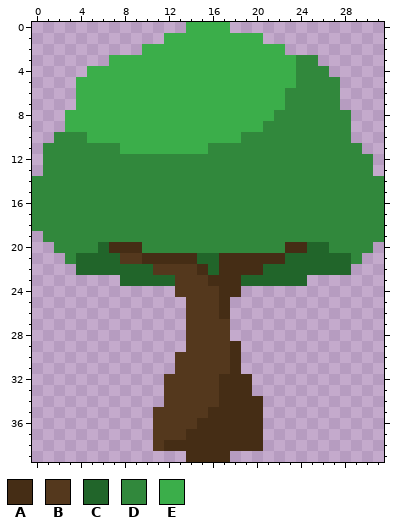
One commit to this pixel-art sprite: media/sprites/tree.png. The picture above is the old version.
The file is 32x40 pixels.
Palette (. is transparent): A #452d15  B #54381d  C #21652a  D #31883c  E #3bae4a
Pixels before, first column x 0:
 0 ..............EEEE..............
 1 ............EEEEEEEEE...........
 2 ..........EEEEEEEEEEEEE.........
 3 .......EEEEEEEEEEEEEEEEEDD......
 4 .....EEEEEEEEEEEEEEEEEEEDDD.....
 5 ....EEEEEEEEEEEEEEEEEEEEDDDD....
 6 ....EEEEEEEEEEEEEEEEEEEDDDDD....
 7 ....EEEEEEEEEEEEEEEEEEEDDDDD....
 8 ...EEEEEEEEEEEEEEEEEEEDDDDDDD...
 9 ...EEEEEEEEEEEEEEEEEEDDDDDDDD...
10 ..DDDEEEEEEEEEEEEEEDDDDDDDDDD...
11 .DDDDDDDEEEEEEEEDDDDDDDDDDDDDD..
12 .DDDDDDDDDDDDDDDDDDDDDDDDDDDDDD.
13 .DDDDDDDDDDDDDDDDDDDDDDDDDDDDDD.
14 DDDDDDDDDDDDDDDDDDDDDDDDDDDDDDDD
15 DDDDDDDDDDDDDDDDDDDDDDDDDDDDDDDD
16 DDDDDDDDDDDDDDDDDDDDDDDDDDDDDDDD
17 DDDDDDDDDDDDDDDDDDDDDDDDDDDDDDDD
18 DDDDDDDDDDDDDDDDDDDDDDDDDDDDDDDD
19 .DDDDDDDDDDDDDDDDDDDDDDDDDDDDDDD
20 ..DDDDCAAADDDDDDDDDDDDDAACCDDDD.
21 ...DCCCCBBAAAAACCAAAAAACCCCCCD..
22 ....CCCCCCCBBBBACAAAACCCCCCCC...
23 ........CCCCCBBBAAACCCCCC.......
24 .............BBBBAA.............
25 ..............BBBA..............
26 ..............BBBA..............
27 ..............BBBB..............
28 ..............BBBB..............
29 ..............BBBBA.............
30 .............BBBBBA.............
31 .............BBBBBA.............
32 ............BBBBBAAA............
33 ............BBBBBAAA............
34 ............BBBBBAAAA...........
35 ...........BBBBBAAAAA...........
36 ...........BBBBAAAAAA...........
37 ...........BBBAAAAAAA...........
38 ...........BAAAAAAAAA...........
39 ..............AAAA..............
After:
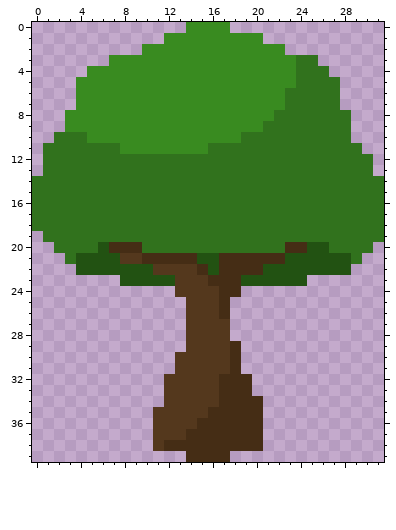
The edit:
colour C: #21652a -> #225212
colour D: #31883c -> #31721d
colour E: #3bae4a -> #398b20
Pixel boxes of the changes (left, top, right, bottom) in both pictures:
changed: (32, 22, 384, 286)
